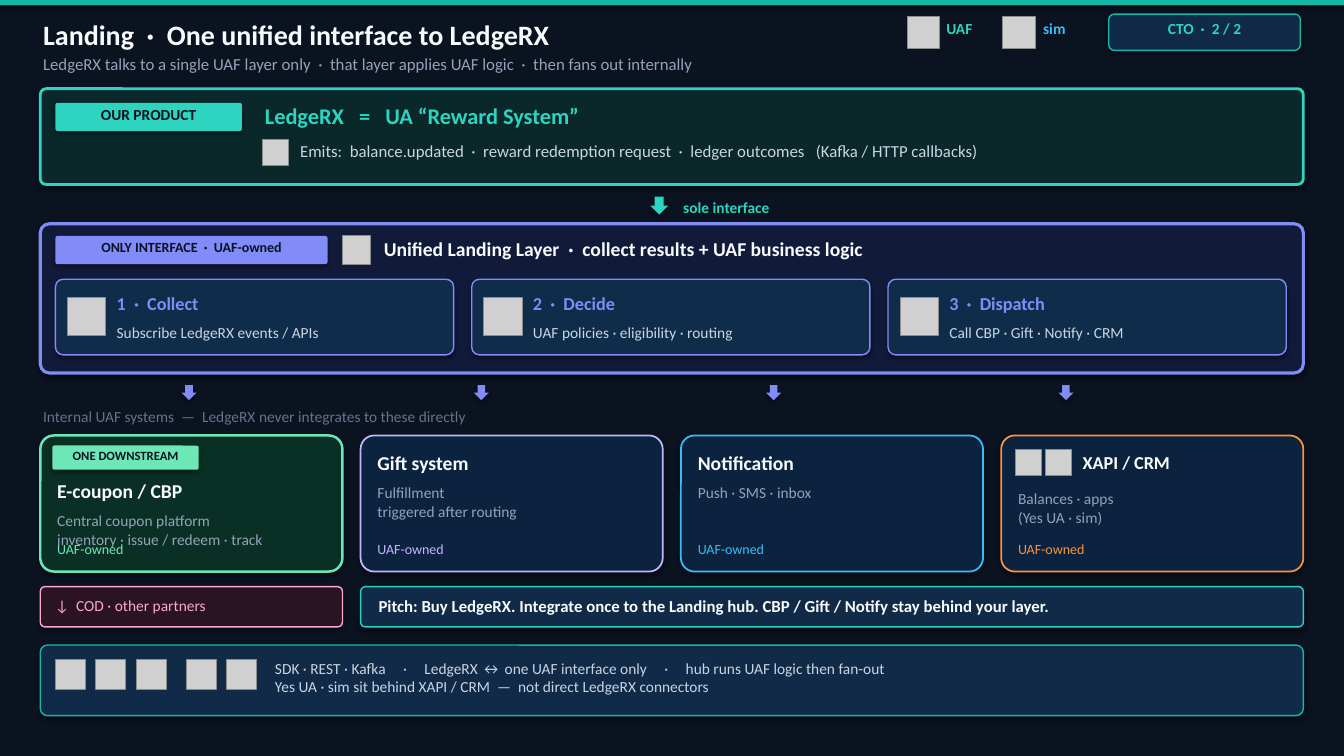
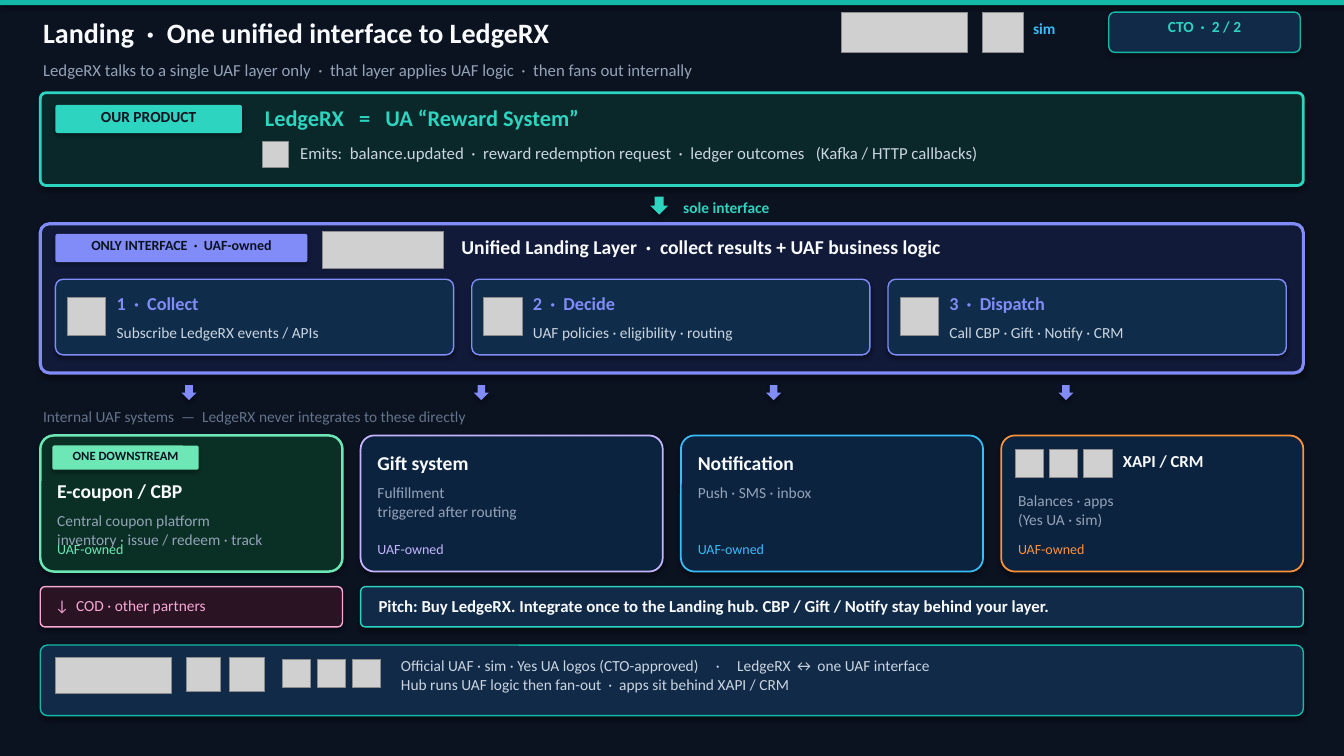
Before and after one commit to yky32/ledger-engine, a slide deck: slide 2 of docs/decks/LedgeRX-System-Architecture-CTO.pptx. Drawn at 1344x756 pixels with LibreOffice and Linux fonts; fonts in the diff are those of the drawing; grey boxes stand for pictures. Boxes give left, top, right and bottom in pixels: in the first picture for what was removed or moved away, otherwise in the second. Text is boxed around its words. In the diff, an @@ line names an element or a change of style, - is before the commit and + after.

Commit message:
docs(decks): official UAF wordmark + sim/Yes UA app icons (CTO-approved)

```diff
--- a/docs/decks/LedgeRX-System-Architecture-CTO.pptx
+++ b/docs/decks/LedgeRX-System-Architecture-CTO.pptx
@@ picture added at <box>842,12,968,52</box> @@
@@ picture removed at <box>907,16,940,48</box> @@
@@ text removed at <box>946,24,972,34</box> @@
-UAF
@@ picture added at <box>983,12,1023,52</box> @@
@@ picture removed at <box>1003,16,1035,48</box> @@
@@ text "sim": place and size @@
-text "sim" at <box>1043,23,1065,34</box>
+text "sim" at <box>1033,23,1055,34</box>
@@ text "LedgeRX talks to a single ...": place and size @@
-text "LedgeRX talks to a single ..." at <box>43,58,692,73</box>
+text "LedgeRX talks to a single ..." at <box>43,64,692,79</box>
@@ rounded rectangle: place and size @@
-rounded rectangle at <box>40,89,1304,185</box>
+rounded rectangle at <box>40,93,1304,186</box>
@@ text "ONLY INTERFACE · UAF-owned": place and size @@
-text "ONLY INTERFACE · UAF-owned" at <box>101,242,282,252</box>
+text "ONLY INTERFACE · UAF-owned" at <box>91,240,272,250</box>
@@ rounded rectangle: place and size @@
-rounded rectangle at <box>55,236,328,264</box>
+rounded rectangle at <box>55,234,308,262</box>
@@ picture added at <box>323,232,444,268</box> @@
@@ picture removed at <box>343,236,371,264</box> @@
@@ text "Unified Landing Layer · collect ...": place and size @@
-text "Unified Landing Layer · collect ..." at <box>384,242,863,260</box>
+text "Unified Landing Layer · collect ..." at <box>461,240,941,258</box>
@@ picture: place and size @@
-picture at <box>1046,450,1072,476</box>
+picture at <box>1050,450,1078,478</box>
@@ picture added at <box>1084,450,1112,478</box> @@
@@ text "XAPI / CRM": place and size @@
-text "XAPI / CRM" at <box>1083,457,1170,469</box>
+text "XAPI / CRM" at <box>1123,456,1204,467</box>
@@ text "XAPI / CRM" at <box>1123,456,1204,467</box>: size 13 to 12 pt @@
@@ picture added at <box>55,657,171,694</box> @@
@@ picture: place and size @@
-picture at <box>187,659,217,690</box>
+picture at <box>187,657,221,692</box>
@@ picture: place and size @@
-picture at <box>227,659,257,690</box>
+picture at <box>230,657,264,692</box>
@@ picture: place and size @@
-picture at <box>55,659,86,690</box>
+picture at <box>282,659,311,688</box>
@@ picture: place and size @@
-picture at <box>96,659,126,690</box>
+picture at <box>318,659,346,688</box>
@@ picture: place and size @@
-picture at <box>136,659,166,690</box>
+picture at <box>353,659,381,688</box>
@@ text at <box>401,660,930,693</box>: text changed @@
-SDK · REST · Kafka · LedgeRX ↔ one UAF interface only · hub runs UAF logic then fan-out
-Yes UA · sim sit behind XAPI / CRM — not direct LedgeRX connectors
+Official UAF · sim · Yes UA logos (CTO-approved) · LedgeRX ↔ one UAF interface
+Hub runs UAF logic then fan-out · apps sit behind XAPI / CRM
```
Also in this commit, not shown: 1 other slide changed, 35 other files.
